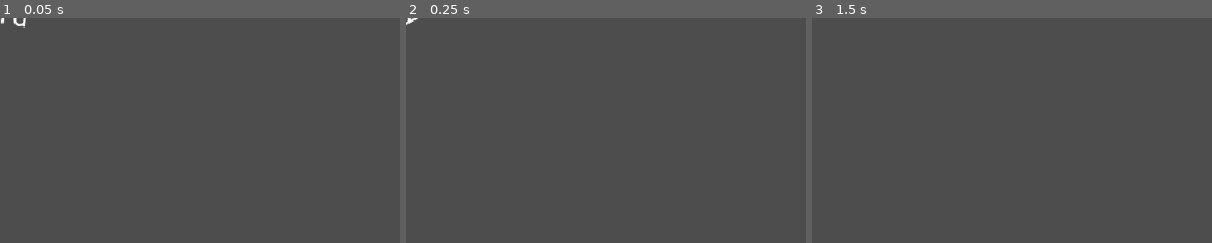
Above: before the commit, frames 1-3 (left to right).
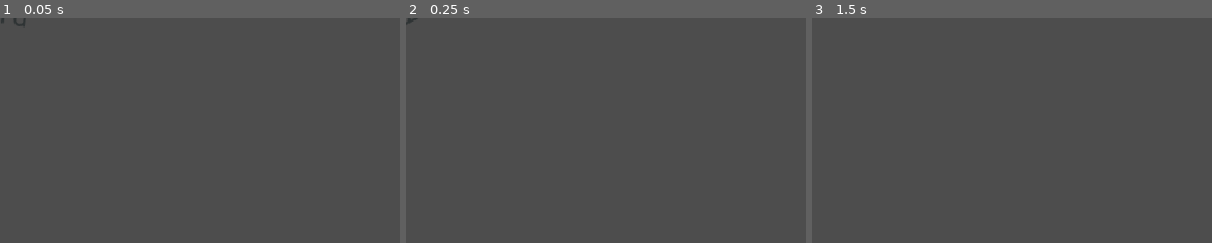
Above: after the commit, the same moments.

Repository: JakasaurusRex/filibuster
Game: Godot game, scene res://Assets/Scenes/wordAnimation.tscn
The game is run twice, just before and just after one commit, with the same random seed, the same clock (stepped at 60 frames per second) and the same inputs. This scene is started directly instead of the project's main scene.
Inputs:
- Up to frame 1 (0.05 s): no input
- Up to frame 2 (0.25 s): no input
- Up to frame 3 (1.5 s): tap Enter at 0.5 s; tap Space at 1.25 s
The pictures show only the part of the screen within x 0-50%, y 0-50%; the shares and areas given below are measured in that part.

The runs differ from the first frame. In frame 1, 0.1% of the frame differs, in the area x 0-7%, y 0-5%; in frame 2, less than 0.1%; in frame 3, nothing differs.

Commit message:
added labels to theme

Diff:
--- a/filibuster/Assets/Scenes/wordAnimation.tscn
+++ b/filibuster/Assets/Scenes/wordAnimation.tscn
@@ -26,6 +26,7 @@
 grow_horizontal = 2
 grow_vertical = 2
 theme = ExtResource("3_3eb77")
+theme_type_variation = &"wordLabel"
 text = "word"
 horizontal_alignment = 1
 metadata/_edit_use_anchors_ = true
--- a/filibuster/Assets/Themes/default_text_theme.tres
+++ b/filibuster/Assets/Themes/default_text_theme.tres
@@ -17,3 +17,5 @@
 textBoxPanel/styles/panel = SubResource("StyleBoxFlat_c3hvi")
 typingLabel/base_type = &"RichTextLabel"
 typingLabel/colors/default_color = Color(0.18039216, 0.2, 0.20392157, 1)
+wordLabel/base_type = &"Label"
+wordLabel/colors/font_color = Color(0.18039216, 0.2, 0.20392157, 1)
